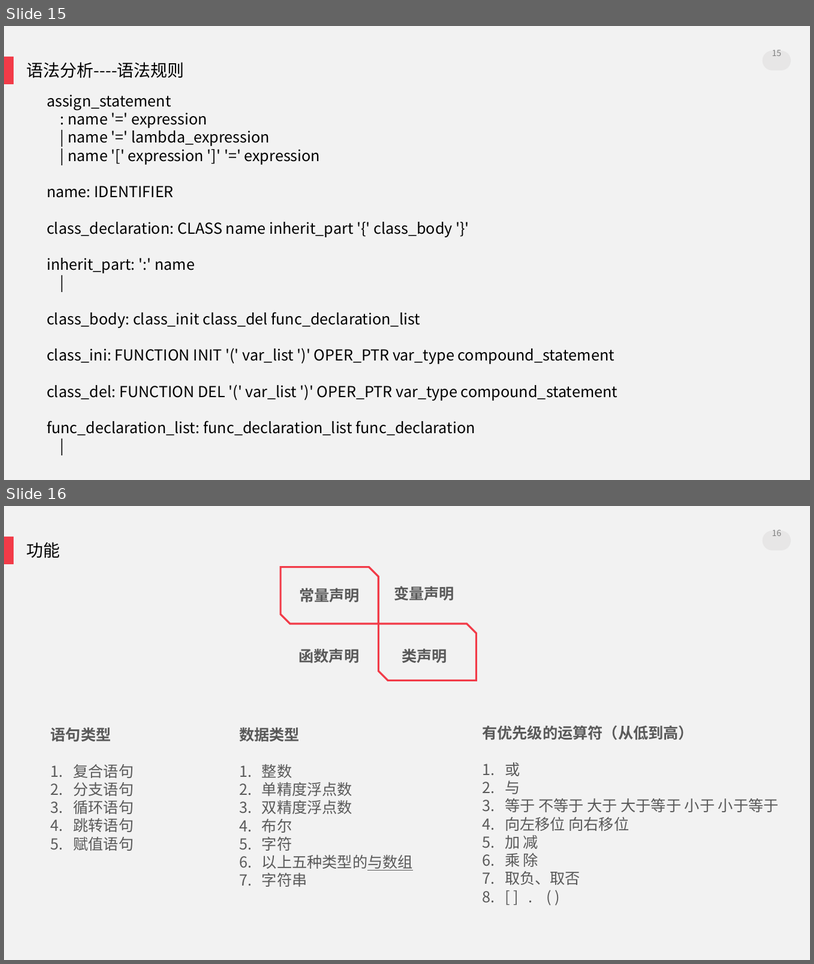
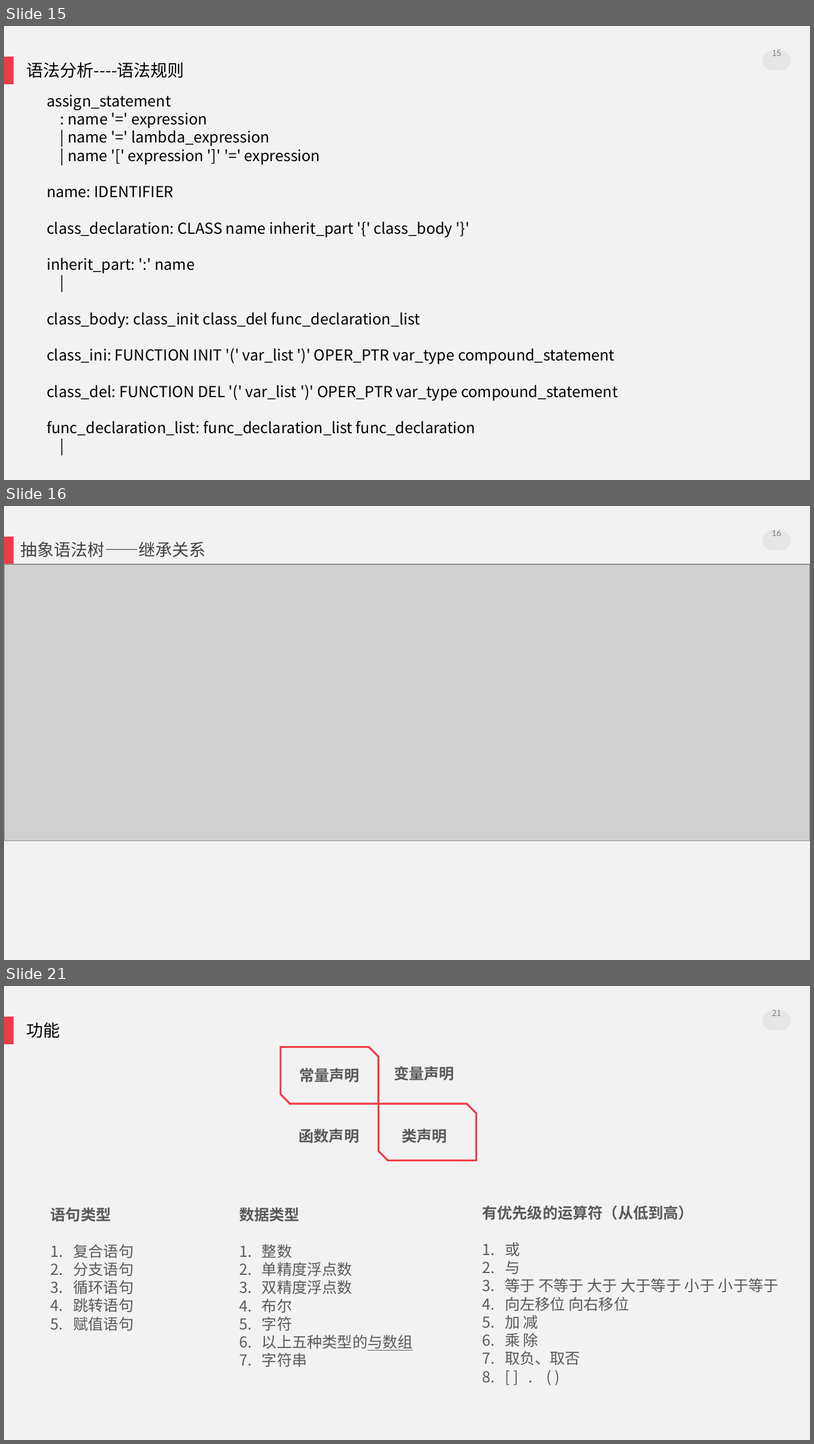
Before and after one commit to Skyminers/SkyCompiler, a slide deck: doc/SkyCompiler.pptx. Shown one above the other, each under a label of ours: slides 15 and 16 before the commit, slides 15, 16 and 21 after it; the slides between them are not shown. The pictures are 814x964 and 814x1444 pixels, drawn with LibreOffice and Linux fonts; fonts in the diff are those of the drawing; grey boxes stand for pictures. Boxes give left, top, right and bottom in pixels: in the first picture for what was removed or moved away, otherwise in the second. Text is boxed around its words. In the diff, an @@ line names an element or a change of style, - is before the commit and + after.

```diff
--- a/doc/SkyCompiler.pptx
+++ b/doc/SkyCompiler.pptx
@@ slide 16 added at (4, 506, 810, 960), background #F2F2F2; not listed: 2 template elements that a slide beside it also shows @@
@@ text added at (21, 541, 206, 558), 20 pt, text #404040 @@
+抽象语法树——继承关系
@@ page number added at (772, 530, 782, 536), 10 pt, text #808080 @@
+16
@@ picture added at (4, 564, 810, 841) @@
@@ what was slide 16 is now slide 21 @@
@@ page number at (773, 1010, 782, 1016): text changed @@
-16
+21
```
Also in this commit, not shown: 4 other slides added, 1 other file.
